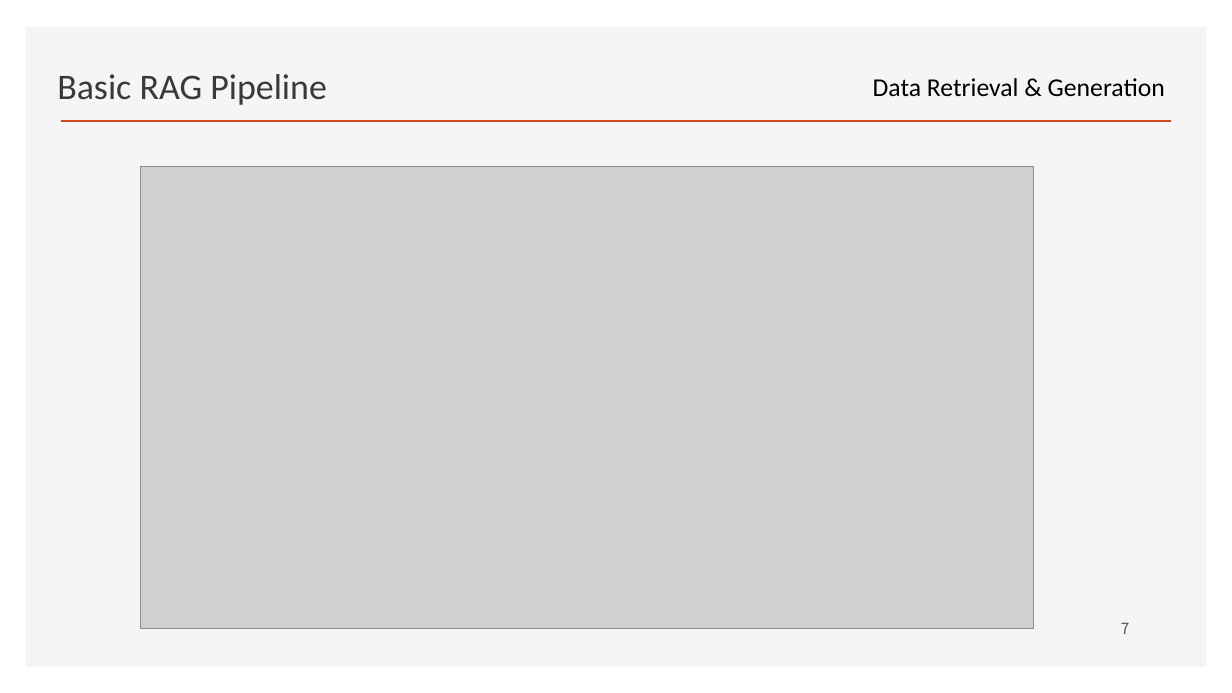
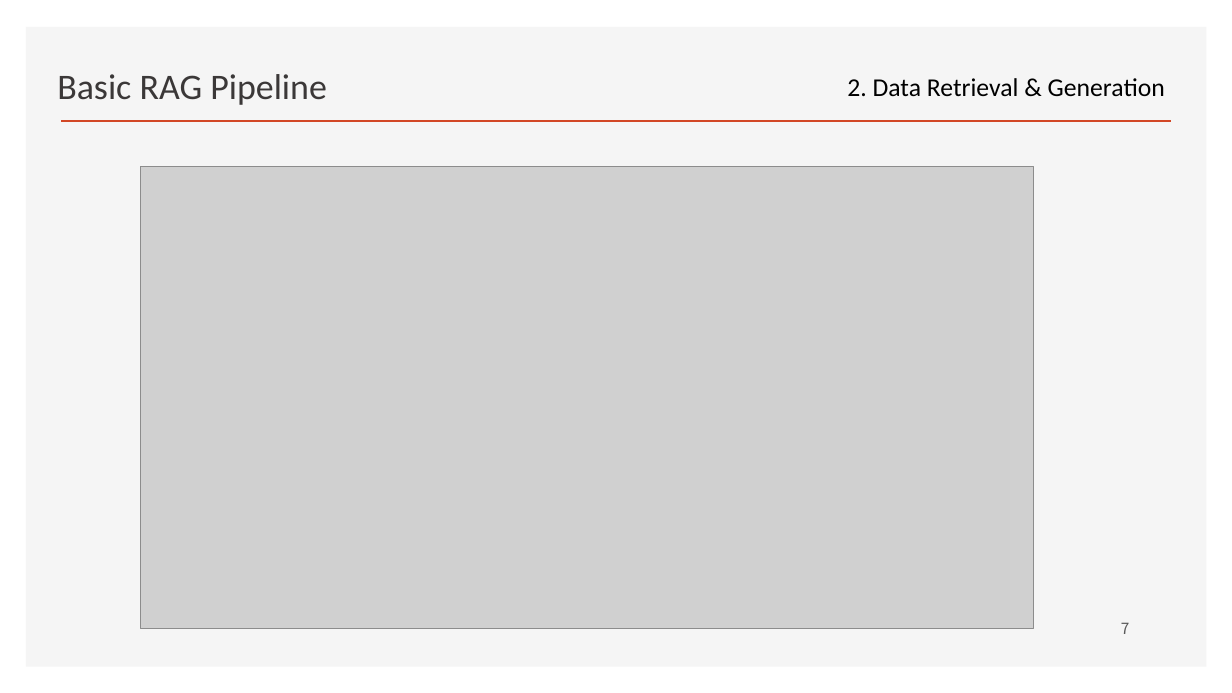
Before and after one commit to ancestor9/2026_Fall_Learning-Langchain-AI-Agent, a slide deck: slide 7 of CHAPTER 2 RAG Part I_Indexing Your Data.pptx. Drawn at 1232x693 pixels with LibreOffice and Linux fonts; fonts in the diff are those of the drawing; grey boxes stand for pictures; background and template pictures are left out. Boxes give left, top, right and bottom in pixels: in the first picture for what was removed or moved away, otherwise in the second. Text is boxed around its words. In the diff, an @@ line names an element or a change of style, - is before the commit and + after.

```diff
--- a/CHAPTER 2 RAG Part I_Indexing Your Data.pptx
+++ b/CHAPTER 2 RAG Part I_Indexing Your Data.pptx
@@ text at (847, 78, 1165, 96): text changed @@
-Data Retrieval & Generation
+2. Data Retrieval & Generation
```
Also in this commit, not shown: 1 other slide changed.
